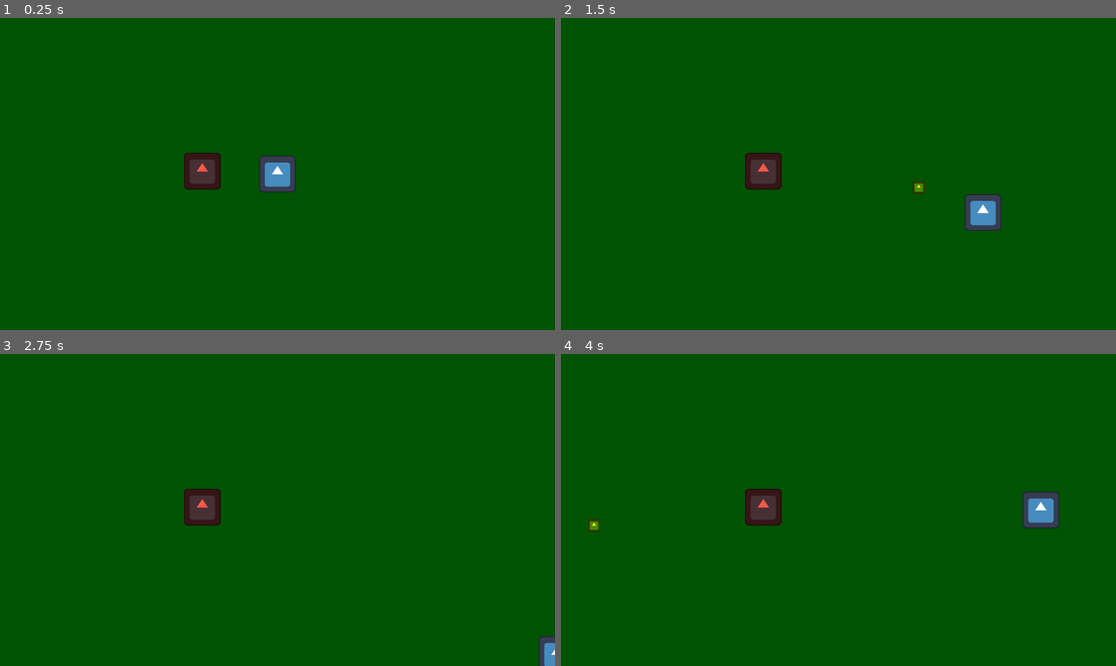
Above: before the commit, frames 1-4 (two rows, left to right).
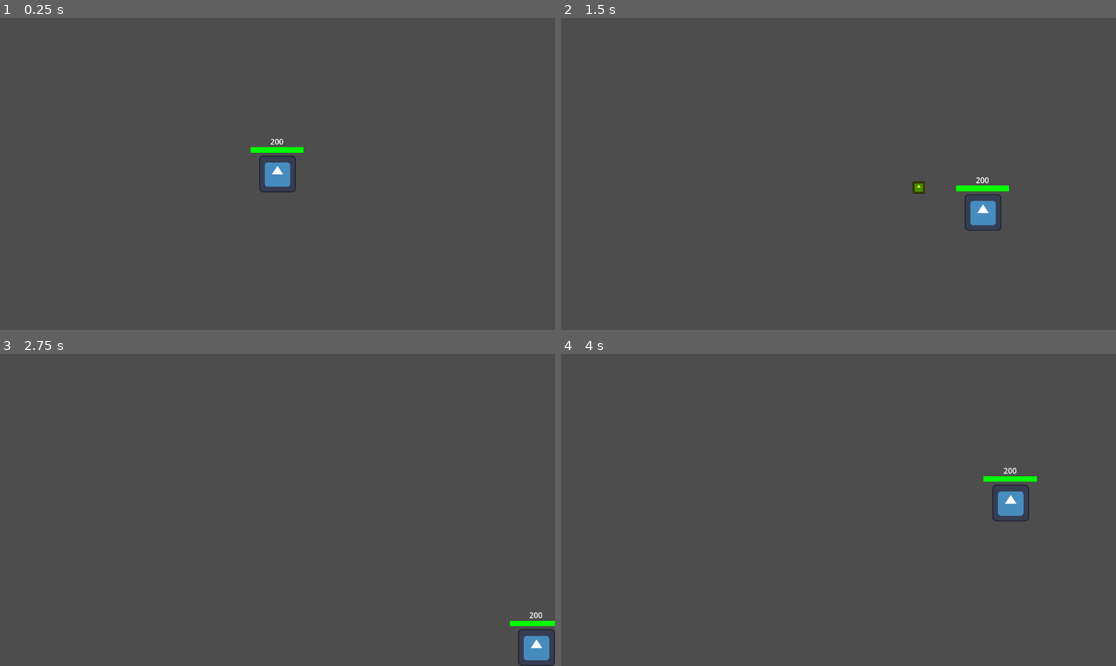
Above: after the commit, the same moments.

Repository: emman123667/shootergameprototype
Game: Godot game, scene res://scenes/game.tscn
Two runs of this game, one before a commit and one after it. Both use one fixed random seed, a clock stepped at 60 frames per second and the inputs below. The engine's default icon, where the game draws it, is replaced by a stand-in: a white triangle on a blue panel in a dark square.
Inputs (mouse positions are in pixels of both pictures, inside the frame that each line leads up to):
- Up to frame 1 (0.25 s): no input
- Up to frame 2 (1.5 s): tap Enter (emit_test_signal) at 0.5 s; move the mouse to (960, 158) at 0.52 s; hold Right (player_move_right) 0.53-1.28 s; hold Enter (emit_test_signal) 0.53-1.28 s; move the mouse to (727, 189) at 1.27 s; hold Down (player_move_down) from 1.28 s (still down); click (727, 189) at 1.35 s
- Up to frame 3 (2.75 s): move the mouse to (333, 441) at 2.02 s; release Down (player_move_down) at 2.03 s; hold Right (player_move_right) from 2.03 s (still down); hold Enter (emit_test_signal) from 2.03 s (still down)
- Up to frame 4 (4 s): move the mouse to (810, 572) at 2.77 s; release Right (player_move_right) at 2.78 s; release Enter (emit_test_signal) at 2.78 s; hold Up (player_move_up) 2.78-3.53 s; click (810, 572) at 2.85 s; move the mouse to (1005, 556) at 3.52 s; hold Left (player_move_left) from 3.53 s (still down); hold Enter (emit_test_signal) from 3.53 s (still down)

The runs differ from the first frame. In frame 1, 99% of the frame differs, in the area x 0-100%, y 0-100%; in frame 2, 99%; in frame 3, 100%; in frame 4, 100%.

Commit message:
Added AI enemies, attack systems for the player and enemies, enemy spawnpoints and healthbars

Diff:
--- a/project.godot
+++ b/project.godot
@@ -10,10 +10,14 @@
 
 [application]
 
-config/name="CallDownSignalUpExample"
+config/name="GodotShooterGame"
 run/main_scene="uid://mbt3dsro8bbs"
 config/features=PackedStringArray("4.4", "Forward Plus")
 config/icon="res://icon.svg"
+
+[dotnet]
+
+project/assembly_name="CallDownSignalUpExample"
 
 [input]
 
@@ -52,6 +56,8 @@
 ]
 }
 
-[rendering]
+[layer_names]
 
-environment/defaults/default_clear_color=Color(0, 0.325166, 0.0083632, 1)
+2d_physics/layer_1="Characters"
+2d_physics/layer_2="Bullets"
+2d_physics/layer_3="Walls"
--- a/scenes/bullet.tscn
+++ b/scenes/bullet.tscn
@@ -6,7 +6,7 @@
 [sub_resource type="RectangleShape2D" id="RectangleShape2D_l5glv"]
 
 [node name="Bullet" type="CharacterBody2D"]
-collision_layer = 0
+collision_layer = 2
 collision_mask = 0
 script = ExtResource("1_y25gk")
 
--- /dev/null
+++ b/scenes/character_health_bar.tscn
@@ -0,0 +1,19 @@
+[gd_scene load_steps=2 format=3 uid="uid://b1oaalh62xl88"]
+
+[ext_resource type="Script" uid="uid://b75gk41vcv3gl" path="res://scripts/character_health_bar.gd" id="1_l2iyk"]
+
+[node name="CharacterHealthBar" type="Node2D"]
+script = ExtResource("1_l2iyk")
+
+[node name="ColouredBar" type="ColorRect" parent="."]
+offset_right = 40.0
+offset_bottom = 20.0
+scale = Vector2(2.75427, 0.58261)
+color = Color(0, 1, 0, 1)
+
+[node name="Label" type="Label" parent="."]
+offset_left = 29.0
+offset_top = -23.0
+offset_right = 81.0
+text = "<HP>"
+horizontal_alignment = 1
--- a/scenes/enemy.tscn
+++ b/scenes/enemy.tscn
@@ -1,10 +1,28 @@
-[gd_scene load_steps=3 format=3 uid="uid://fpo4yaaa2rou"]
+[gd_scene load_steps=9 format=3 uid="uid://fpo4yaaa2rou"]
 
+[ext_resource type="Script" uid="uid://c0muxihevllw4" path="res://scripts/enemy.gd" id="1_4ra3w"]
 [ext_resource type="Texture2D" uid="uid://bdxh5ta2pgkni" path="res://icon.svg" id="1_7p1mj"]
+[ext_resource type="PackedScene" uid="uid://d28srkui6xpgp" path="res://scenes/hitbox.tscn" id="2_md0e3"]
+[ext_resource type="PackedScene" uid="uid://b1oaalh62xl88" path="res://scenes/character_health_bar.tscn" id="2_xwavj"]
+[ext_resource type="Script" uid="uid://dm6x6o4f4dle7" path="res://scripts/enemy_shoot_timer.gd" id="4_5uy6h"]
+[ext_resource type="PackedScene" uid="uid://drly1ihijpwlm" path="res://scenes/gun.tscn" id="4_c4w8v"]
 
-[sub_resource type="RectangleShape2D" id="RectangleShape2D_7p1mj"]
+[sub_resource type="CircleShape2D" id="CircleShape2D_7p1mj"]
+radius = 12.0416
+
+[sub_resource type="RectangleShape2D" id="RectangleShape2D_md0e3"]
+size = Vector2(30, 30)
 
 [node name="Enemy" type="CharacterBody2D"]
+script = ExtResource("1_4ra3w")
+move_speed = 70.0
+health = 40
+damage = 10
+
+[node name="CharacterHealthBar" parent="." node_paths=PackedStringArray("character") instance=ExtResource("2_xwavj")]
+position = Vector2(-27, -27)
+scale = Vector2(0.5, 0.5)
+character = NodePath("..")
 
 [node name="Sprite" type="Sprite2D" parent="."]
 modulate = Color(1, 0.346577, 0.280009, 1)
@@ -12,4 +30,20 @@
 texture = ExtResource("1_7p1mj")
 
 [node name="CollisionShape" type="CollisionShape2D" parent="."]
-shape = SubResource("RectangleShape2D_7p1mj")
+shape = SubResource("CircleShape2D_7p1mj")
+
+[node name="Hitbox" parent="." node_paths=PackedStringArray("hitboxOwner") instance=ExtResource("2_md0e3")]
+hitboxOwner = NodePath("..")
+
+[node name="HitboxCollisionShape" type="CollisionShape2D" parent="Hitbox"]
+shape = SubResource("RectangleShape2D_md0e3")
+debug_color = Color(0.600384, 0.369019, 1, 0.42)
+
+[node name="Gun" parent="." node_paths=PackedStringArray("gunOwner") instance=ExtResource("4_c4w8v")]
+gunOwner = NodePath("..")
+
+[node name="EnemyShootTimer" type="Timer" parent="Gun" node_paths=PackedStringArray("gun")]
+wait_time = 2.0
+autostart = true
+script = ExtResource("4_5uy6h")
+gun = NodePath("..")
--- /dev/null
+++ b/scenes/enemySpawnpoint.tscn
@@ -0,0 +1,8 @@
+[gd_scene load_steps=2 format=3 uid="uid://c3va4e3nagx3r"]
+
+[ext_resource type="Script" uid="uid://c87s5wydh5tlf" path="res://scripts/enemy_spawnpoint.gd" id="1_2r2b0"]
+
+[node name="EnemySpawnpoint" type="Marker2D"]
+script = ExtResource("1_2r2b0")
+
+[node name="SpawnTimer" type="Timer" parent="."]
--- a/scenes/game.tscn
+++ b/scenes/game.tscn
@@ -1,16 +1,53 @@
-[gd_scene load_steps=4 format=3 uid="uid://mbt3dsro8bbs"]
+[gd_scene load_steps=5 format=3 uid="uid://mbt3dsro8bbs"]
 
-[ext_resource type="Script" uid="uid://cyn1ikj2xpo5j" path="res://scripts/game.gd" id="1_e2o6t"]
+[ext_resource type="Script" uid="uid://cyn1ikj2xpo5j" path="res://scripts/game_manager.gd" id="1_lnu2h"]
 [ext_resource type="PackedScene" uid="uid://dkqnvfhoo284m" path="res://scenes/player.tscn" id="2_feb5d"]
-[ext_resource type="PackedScene" uid="uid://fpo4yaaa2rou" path="res://scenes/enemy.tscn" id="3_lnu2h"]
+[ext_resource type="PackedScene" uid="uid://c3va4e3nagx3r" path="res://scenes/enemySpawnpoint.tscn" id="3_lnu2h"]
+
+[sub_resource type="WorldBoundaryShape2D" id="WorldBoundaryShape2D_lnu2h"]
+distance = -162.0
 
 [node name="Game" type="Node2D"]
-script = ExtResource("1_e2o6t")
+script = ExtResource("1_lnu2h")
 
 [node name="Player" parent="." instance=ExtResource("2_feb5d")]
 
-[node name="Enemy" parent="." instance=ExtResource("3_lnu2h")]
-position = Vector2(-78, -3)
-
 [node name="Camera" type="Camera2D" parent="."]
 zoom = Vector2(2, 2)
+
+[node name="EnemySpawnpoints" type="Node2D" parent="."]
+
+[node name="EnemySpawnpoint2" parent="EnemySpawnpoints" node_paths=PackedStringArray("targetPlayer") instance=ExtResource("3_lnu2h")]
+position = Vector2(0, 162)
+targetPlayer = NodePath("../../Player")
+
+[node name="EnemySpawnpoint1" parent="EnemySpawnpoints" node_paths=PackedStringArray("targetPlayer") instance=ExtResource("3_lnu2h")]
+position = Vector2(0, -162)
+targetPlayer = NodePath("../../Player")
+
+[node name="WallTop" type="StaticBody2D" parent="."]
+collision_layer = 4
+collision_mask = 0
+
+[node name="CollisionShape2D" type="CollisionShape2D" parent="WallTop"]
+shape = SubResource("WorldBoundaryShape2D_lnu2h")
+
+[node name="WallBottom" type="StaticBody2D" parent="."]
+
+[node name="CollisionShape2D" type="CollisionShape2D" parent="WallBottom"]
+rotation = 3.14159
+shape = SubResource("WorldBoundaryShape2D_lnu2h")
+
+[node name="WallLeft" type="StaticBody2D" parent="."]
+
+[node name="CollisionShape2D" type="CollisionShape2D" parent="WallLeft"]
+position = Vector2(-126, 0)
+rotation = 1.5708
+shape = SubResource("WorldBoundaryShape2D_lnu2h")
+
+[node name="WallRight" type="StaticBody2D" parent="."]
+
+[node name="CollisionShape2D" type="CollisionShape2D" parent="WallRight"]
+position = Vector2(126, 0)
+rotation = -1.5708
+shape = SubResource("WorldBoundaryShape2D_lnu2h")
--- a/scenes/gun.tscn
+++ b/scenes/gun.tscn
@@ -5,4 +5,7 @@
 [node name="Gun" type="Node2D"]
 script = ExtResource("1_x77fm")
 
+[node name="CooldownTimer" type="Timer" parent="."]
+wait_time = 0.1
+
 [connection signal="gunFire" from="." to="." method="_on_gun_fire"]
--- /dev/null
+++ b/scenes/hitbox.tscn
@@ -0,0 +1,8 @@
+[gd_scene load_steps=2 format=3 uid="uid://d28srkui6xpgp"]
+
+[ext_resource type="Script" uid="uid://y17daoaybh13" path="res://scripts/hitbox.gd" id="1_0vdsg"]
+
+[node name="Hitbox" type="Area2D"]
+collision_layer = 0
+collision_mask = 2
+script = ExtResource("1_0vdsg")
--- a/scenes/player.tscn
+++ b/scenes/player.tscn
@@ -1,16 +1,31 @@
-[gd_scene load_steps=5 format=3 uid="uid://dkqnvfhoo284m"]
+[gd_scene load_steps=8 format=3 uid="uid://dkqnvfhoo284m"]
 
 [ext_resource type="Texture2D" uid="uid://bdxh5ta2pgkni" path="res://icon.svg" id="1_4flbx"]
 [ext_resource type="Script" uid="uid://db0ay5qt2evhn" path="res://scripts/player.gd" id="1_onrkg"]
 [ext_resource type="PackedScene" uid="uid://drly1ihijpwlm" path="res://scenes/gun.tscn" id="2_qhqgy"]
+[ext_resource type="PackedScene" uid="uid://b1oaalh62xl88" path="res://scenes/character_health_bar.tscn" id="2_qlg0r"]
+[ext_resource type="PackedScene" uid="uid://d28srkui6xpgp" path="res://scenes/hitbox.tscn" id="4_dqkch"]
 
 [sub_resource type="RectangleShape2D" id="RectangleShape2D_onrkg"]
 size = Vector2(32, 32)
 
+[sub_resource type="RectangleShape2D" id="RectangleShape2D_dqkch"]
+size = Vector2(30, 30)
+
 [node name="Player" type="CharacterBody2D"]
+collision_mask = 5
 script = ExtResource("1_onrkg")
+move_speed = 200.0
+health = 200
+damage = 10
 
-[node name="Gun" parent="." instance=ExtResource("2_qhqgy")]
+[node name="CharacterHealthBar" parent="." node_paths=PackedStringArray("character") instance=ExtResource("2_qlg0r")]
+position = Vector2(-28, -28)
+scale = Vector2(0.5, 0.5)
+character = NodePath("..")
+
+[node name="Gun" parent="." node_paths=PackedStringArray("gunOwner") instance=ExtResource("2_qhqgy")]
+gunOwner = NodePath("..")
 
 [node name="Sprite" type="Sprite2D" parent="."]
 scale = Vector2(0.3, 0.3)
@@ -20,4 +35,11 @@
 scale = Vector2(1.2, 1.2)
 shape = SubResource("RectangleShape2D_onrkg")
 
+[node name="Hitbox" parent="." node_paths=PackedStringArray("hitboxOwner") instance=ExtResource("4_dqkch")]
+hitboxOwner = NodePath("..")
+
+[node name="HitboxCollisionShape" type="CollisionShape2D" parent="Hitbox"]
+shape = SubResource("RectangleShape2D_dqkch")
+debug_color = Color(0.685838, 0.500495, 0, 0.42)
+
 [connection signal="playerFire" from="." to="." method="_on_player_fire"]
--- /dev/null
+++ b/scenes/super_enemy.tscn
@@ -0,0 +1,13 @@
+[gd_scene load_steps=2 format=3 uid="uid://bu7cy8p5n5l1a"]
+
+[ext_resource type="PackedScene" uid="uid://fpo4yaaa2rou" path="res://scenes/enemy.tscn" id="1_cmj7v"]
+
+[node name="SuperEnemy" instance=ExtResource("1_cmj7v")]
+move_speed = 100.0
+health = 80
+
+[node name="Sprite" parent="." index="1"]
+modulate = Color(0.451926, 0.00143978, 0.653187, 1)
+
+[node name="EnemyShootTimer" parent="Gun" index="1"]
+wait_time = 0.5
--- a/scripts/bullet.gd
+++ b/scripts/bullet.gd
@@ -1,11 +1,19 @@
 class_name Bullet
 extends CharacterBody2D
 
+enum Alignment {PLAYER, ENEMY}
+
 var shootingAngle: float
+var alignment: Alignment
+var firedFromPosition: Vector2
 
-@export var damage: int = 10
+@export var damage: int = 10 # BULLET'S DEFAULT DAMAGE
 @export var speed: float = 500.0
 
 func _physics_process(delta: float) -> void:
-	self.velocity = Vector2(1, 0).rotated(shootingAngle) * speed
-	move_and_slide()
+	# TODO ADD CODE TO LIMIT THE DISTANCE THE BULLET CAN TRAVEL AWAY FROM THE GUN NODE
+	if (self.global_position - firedFromPosition).length() <= 300.0:
+		self.velocity = Vector2(1, 0).rotated(shootingAngle) * speed
+	else:
+		self.queue_free()
+	self.move_and_slide()
--- /dev/null
+++ b/scripts/character.gd
@@ -0,0 +1,7 @@
+class_name Character
+
+extends CharacterBody2D
+
+@export var move_speed: float
+@export var health: int
+@export var damage: int
--- /dev/null
+++ b/scripts/character_health_bar.gd
@@ -0,0 +1,19 @@
+class_name CharacterHealthBar
+
+extends Node2D
+
+@export var character: Character
+var maxHealth: int
+
+@onready var colouredBar: ColorRect = $ColouredBar
+@onready var label: Label = $Label
+
+func _ready() -> void:
+	maxHealth = character.health
+	colouredBar.size.x = (float(character.health) / float(maxHealth)) * 40
+	label.text = str(character.health)
+
+func _process(delta: float) -> void:
+	# Update the health bar every game frame
+	colouredBar.size.x = (float(character.health) / float(maxHealth)) * 40
+	label.text = str(character.health)
--- /dev/null
+++ b/scripts/enemy.gd
@@ -0,0 +1,25 @@
+class_name Enemy
+
+extends Character
+
+@export var targetPlayer: Player
+
+@onready var hitbox: Hitbox = $Hitbox
+
+func _ready() -> void:
+	hitbox.isHit.connect(_onHitboxIsHit)
+
+func _physics_process(delta: float) -> void:
+	# Follow the player
+	self.velocity = (targetPlayer.position - self.position).normalized() * move_speed
+	self.move_and_slide()
+
+func takeDamage(dmgSource: Bullet):
+	health = health - dmgSource.damage
+	if health <= 0:
+		self.queue_free() # Removes the enemy from the scene tree
+
+func _onHitboxIsHit(dmgSource: Bullet):
+	if dmgSource.alignment == dmgSource.Alignment.PLAYER:
+		takeDamage(dmgSource)
+		dmgSource.queue_free()
--- /dev/null
+++ b/scripts/enemy_shoot_timer.gd
@@ -0,0 +1,11 @@
+class_name EnemyShootTimer
+
+extends Timer
+
+@export var gun: Gun
+
+func _ready() -> void:
+	timeout.connect(_onWeaponFire)
+
+func _onWeaponFire() -> void:
+	gun.gunFire.emit()
--- /dev/null
+++ b/scripts/enemy_spawnpoint.gd
@@ -0,0 +1,28 @@
+class_name EnemySpawnpoint
+
+extends Marker2D
+
+@export var targetPlayer: Player
+var enemyScene: PackedScene = preload("res://scenes/enemy.tscn")
+var superEnemyScene: PackedScene = preload("res://scenes/super_enemy.tscn")
+
+@onready var spawnTimer: Timer = $SpawnTimer
+
+func _ready() -> void:
+	spawnTimer.timeout.connect(_onSpawnTimerTimeout)
+	spawnTimer.wait_time = randf_range(1.0, 10.0)
+	spawnTimer.start()
+
+func _onSpawnTimerTimeout():
+	var enemy: Enemy
+	# 5% chance that the enemy spawnpoint would spawn a super enemy
+	var randNum = randf()
+	if randNum <= 0.05:
+		enemy = superEnemyScene.instantiate()
+	else:
+		enemy = enemyScene.instantiate()
+
+	enemy.targetPlayer = self.targetPlayer
+	enemy.global_position = self.global_position + Vector2(randf_range(-200.0, 200.0), 0)
+	self.get_tree().current_scene.add_child(enemy)
+	spawnTimer.wait_time = randf_range(1.0, 3.0)
--- a/scripts/gun.gd
+++ b/scripts/gun.gd
@@ -1,3 +1,5 @@
+# Player's gun node script
+
 class_name Gun
 
 extends Node2D
@@ -5,25 +7,43 @@
 var bulletScene: PackedScene = preload("res://scenes/bullet.tscn")
 var canShoot: bool = true
 
+@export var gunOwner: Character
+@onready var cooldownTimer: Timer = $CooldownTimer
+
 signal gunFire
 signal gunReload
-
-func _process(delta: float) -> void:
-	print(position)
-	print(global_position)
-	# print(get_viewport().get_mouse_position())
-	# print(get_global_mouse_position())
 
 
 func _ready() -> void:
 	gunFire.connect(_on_gun_fire)
+	cooldownTimer.timeout.connect(_onCooldownTimeout)
 
 
 func _on_gun_fire() -> void:
 	if canShoot:
 		# Spawns a bullet depending on the gun's current position and where the mouse is pointing
 		var bullet: Bullet = bulletScene.instantiate()
-		var mousePosition = get_global_mouse_position() # Gets the mouse's current position from the scene's coordinate system
-		bullet.shootingAngle = (mousePosition - self.global_position).angle() # Angle from the gun to the position of the mouse
+		var referencePosition: Vector2 = get_global_mouse_position() # Gets the mouse's current position from the scene's coordinate system
+
+		# If the owner of the gun is an AI enemy, then set the reference position to the target player's current position
+		if gunOwner is Enemy:
+			bullet.alignment = bullet.Alignment.ENEMY
+			referencePosition = gunOwner.targetPlayer.position
+		elif gunOwner is Player:
+			bullet.alignment = bullet.Alignment.PLAYER
+
+		bullet.firedFromPosition = self.global_position
+		bullet.shootingAngle = (referencePosition - self.global_position).angle() # Angle from the gun to the position of the mouse
 		bullet.global_position = self.global_position
+
+		bullet.damage = gunOwner.damage # Set the bullet's damage to the character's attack damage
+
 		get_tree().current_scene.add_child(bullet)
+
+		canShoot = false
+		cooldownTimer.start()
+
+
+func _onCooldownTimeout() -> void:
+	cooldownTimer.stop()
+	canShoot = true
--- /dev/null
+++ b/scripts/hitbox.gd
@@ -0,0 +1,14 @@
+class_name Hitbox
+
+extends Area2D
+
+@export var hitboxOwner: Character
+
+signal isHit
+
+func _ready() -> void:
+	body_entered.connect(_onBodyEnteredHitbox)
+
+func _onBodyEnteredHitbox(body: Node2D):
+	if body is Bullet:
+		isHit.emit(body)
--- a/scripts/player.gd
+++ b/scripts/player.gd
@@ -1,27 +1,27 @@
 class_name Player
 
-extends CharacterBody2D
+extends Character
 
 signal testSignal
 signal playerFire
 
 @onready var currentGun: Gun = $Gun
-
-const SPEED = 200.0
+@onready var hitbox: Hitbox = $Hitbox
 
 func _ready() -> void:
 	playerFire.connect(_on_player_fire)
+	hitbox.isHit.connect(_onHitboxIsHit)
 
 func _physics_process(delta: float) -> void:
 	var x_direction := Input.get_axis("player_move_left", "player_move_right")
 	var y_direction := Input.get_axis("player_move_up", "player_move_down")
 	if x_direction:
-		velocity.x = x_direction * SPEED
+		velocity.x = x_direction * move_speed
 	else:
 		velocity.x = 0
 
 	if y_direction:
-		velocity.y = y_direction * SPEED
+		velocity.y = y_direction * move_speed
 	else:
 		velocity.y = 0
 
@@ -36,3 +36,14 @@
 
 func _on_player_fire() -> void:
 	currentGun.gunFire.emit()
+
+func takeDamage(dmgSource: Bullet):
+	health = health - dmgSource.damage
+	print("Player takes " + str(dmgSource.damage) + " damage. Player has " + str(health) + " left.")
+	if health <= 0:
+		print("Player dies.")
+
+func _onHitboxIsHit(dmgSource: Bullet):
+	if dmgSource.alignment == dmgSource.Alignment.ENEMY:
+		takeDamage(dmgSource)
+		dmgSource.queue_free()
Not shown, added: scripts/character.gd.uid
Not shown, added: scripts/character_health_bar.gd.uid
Not shown, added: scripts/enemy.gd.uid
Not shown, added: scripts/enemy_shoot_timer.gd.uid
Not shown, added: scripts/enemy_spawnpoint.gd.uid
Renamed: scripts/game.gd -> scripts/game_manager.gd
Renamed: scripts/game.gd.uid -> scripts/game_manager.gd.uid
Not shown, added: scripts/hitbox.gd.uid
